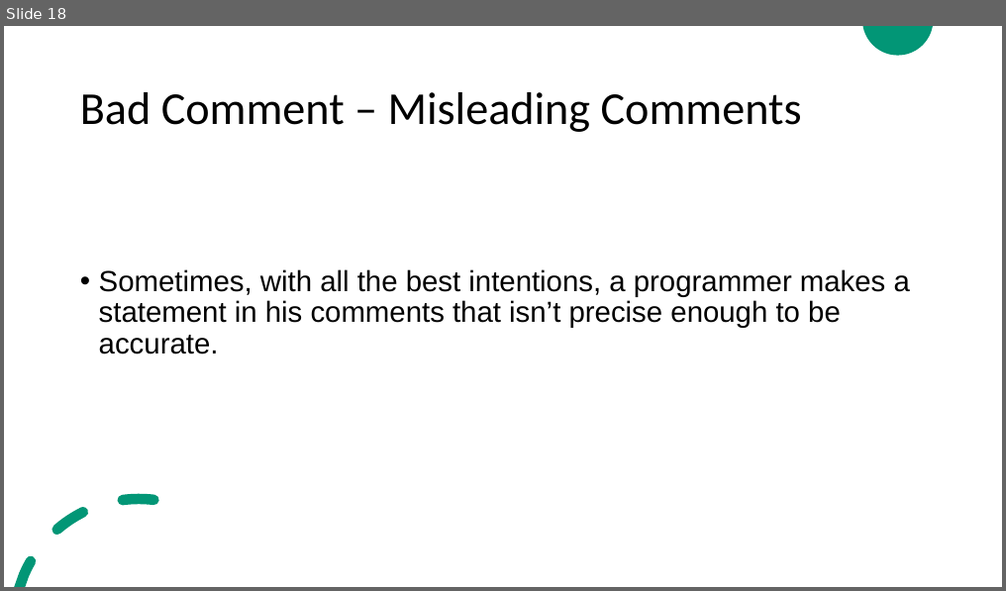
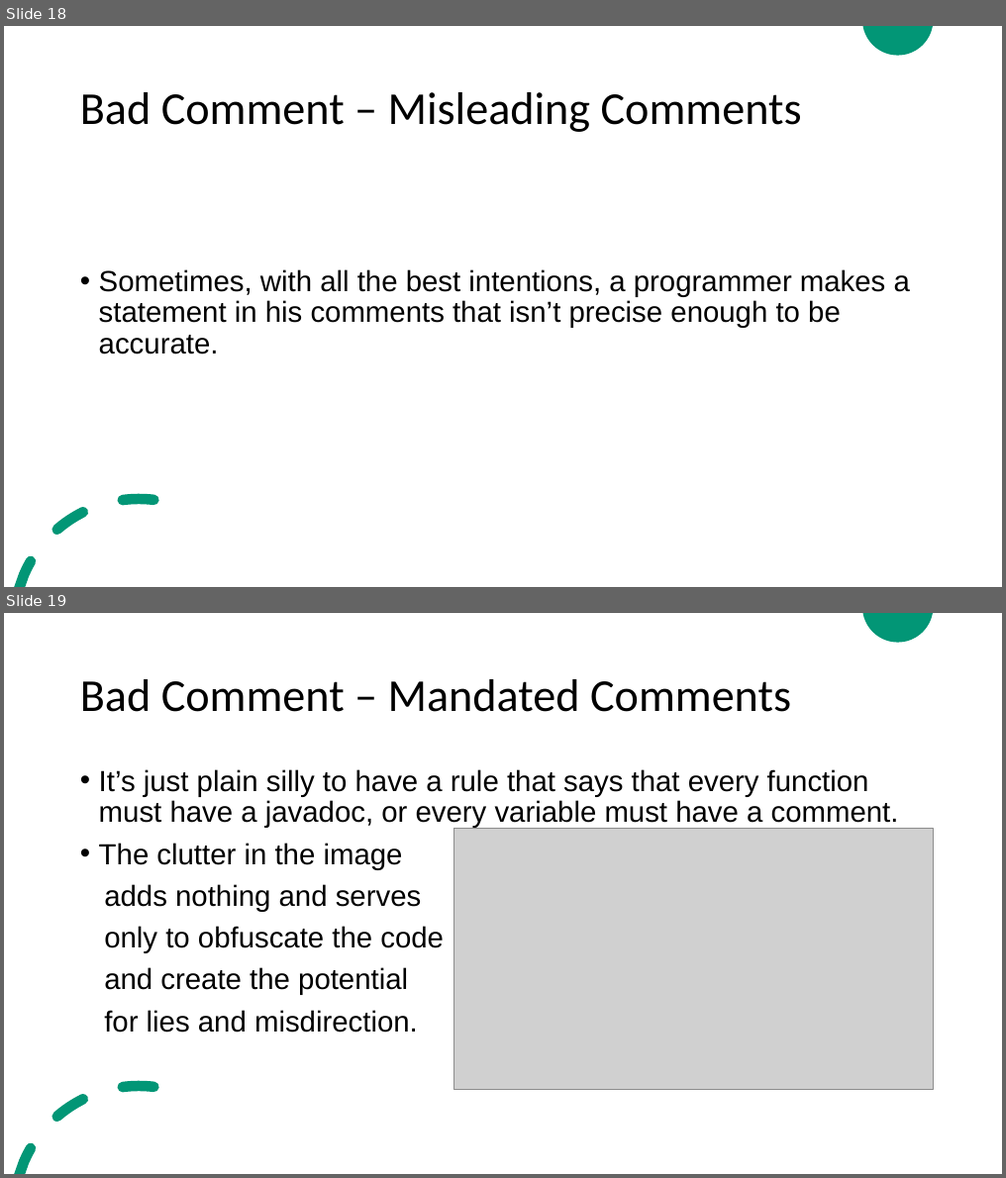
Before and after one commit to ZeinaZayed4/clean-code, a slide deck: Clean Code - Chapter 4.pptx. Shown one above the other, each under a label of ours: slide 18 before the commit, slides 18 and 19 after it. The pictures are 1006x591 and 1006x1178 pixels, drawn with LibreOffice and Linux fonts; fonts in the diff are those of the drawing; grey boxes stand for pictures. Boxes give left, top, right and bottom in pixels: in the first picture for what was removed or moved away, otherwise in the second. Text is boxed around its words. In the diff, an @@ line names an element or a change of style, - is before the commit and + after.

```diff
--- a/Clean Code - Chapter 4.pptx
+++ b/Clean Code - Chapter 4.pptx
@@ slide 19 added at [4,613,1002,1174], background #FFFFFF; not listed: 2 template elements that a slide beside it also shows @@
@@ title added at [80,679,791,712], 44 pt, text #000000 @@
+Bad Comment – Mandated Comments
@@ text added at [99,769,899,1033], 28 pt, text #000000 @@
+• It’s just plain silly to have a rule that says that every function must have a javadoc, or every variable must have a comment.
+• The clutter in the image
+adds nothing and serves
+only to obfuscate the code
+and create the potential
+for lies and misdirection.
@@ picture added at [454,829,934,1089] @@
```
Also in this commit, not shown: 14 other slides added.
